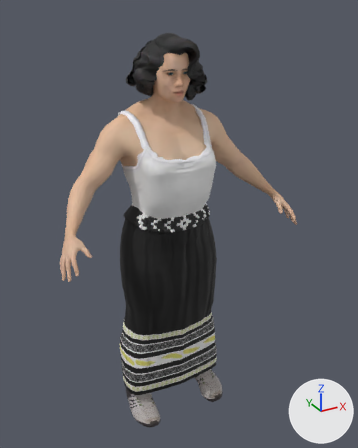
Renders of the glTF model web/public/models/npc/npc_native_skirt.glb from each side of a commit.
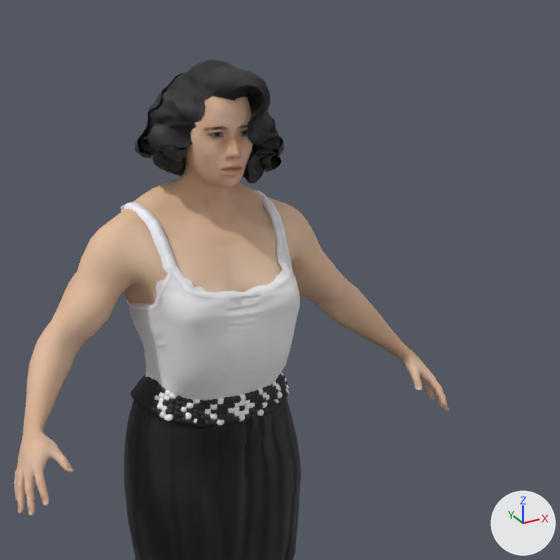
There are two pictures of each version: one whole from a camera (50 mm lens) standing at (-0.817, -1.612, 1.599) and looking at (0.033, -0.067, 0.826), one close up on the part from 15% to 100% of the width and 0% to 68% of the height. Lighting does not change. The marker at lower right points along +X, +Y and +Z. The older version's two pictures come first.

Before the edit, the objects in view are built like this:
```python
me_base = bpy.data.meshes.new('base')
me_base.from_pydata(...)  # 13380 vertices, 26756 faces; spans x -0.479..0.479, y -0.274..0.101, z 0.0..1.496
# faces by material slot: [24056, 156, 760, 184, 400, 1200]
me_base.materials.append(mat_human_body)  # picture img_middleage_lightskinned_female_diffuse2
me_base.materials.append(mat_human_nipple)  # picture img_middleage_lightskinned_female_diffuse2
me_base.materials.append(mat_human_lips)  # picture img_middleage_lightskinned_female_diffuse2
me_base.materials.append(mat_human_fingernails)  # picture img_middleage_lightskinned_female_diffuse2
me_base.materials.append(mat_human_toenails)  # picture img_middleage_lightskinned_female_diffuse2
me_base.materials.append(mat_human_ears)  # picture img_middleage_lightskinned_female_diffuse2
me_elvscurly_bob1 = bpy.data.meshes.new('elvscurly_bob1')
me_elvscurly_bob1.from_pydata(...)  # 1167 vertices, 2142 faces; spans x -0.13..0.146, y -0.16..0.087, z 1.294..1.518
me_elvscurly_bob1.materials.append(mat_human_elvs_wavy_bob)  # picture img_black
me_namfashionskirt = bpy.data.meshes.new('namfashionskirt')
me_namfashionskirt.from_pydata(...)  # 5444 vertices, 10204 faces; spans x -0.218..0.218, y -0.172..0.115, z 0.11..0.926
me_namfashionskirt.materials.append(mat_human_punkduck_skirt_native_american_fashion)
ob_human = bpy.data.objects.new('Human', me_base)
ob_human.location = (0.0, 0.0, 0.0)
ob_human_elvs_wavy_bob = bpy.data.objects.new('Human.elvs_wavy_bob', me_elvscurly_bob1)
ob_human_elvs_wavy_bob.location = (0.0, 0.0, 0.0)
ob_human_punkduck_skirt_native_american_fashion = bpy.data.objects.new('Human.punkduck_skirt_native_american_fashion', me_namfashionskirt)
ob_human_punkduck_skirt_native_american_fashion.location = (0.0, 0.0, 0.0)
# also in view: 'Human.punkduck_spaghetti_strap_tank_top' at (0.0, -0.045, 1.052)
```
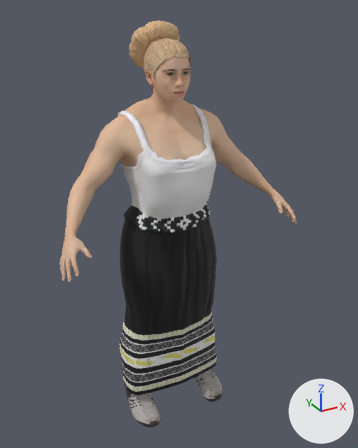
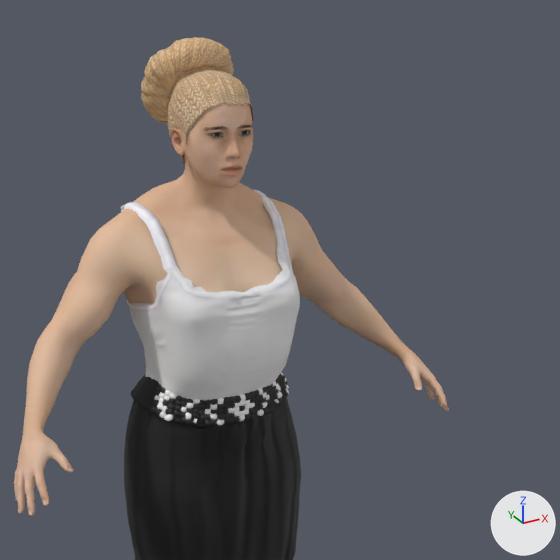
Changed parts and their boxes (x1, y1, x2, y2) in the close-ups (560 x 560 px):
'Human.elvs_wavy_bob', deleted
    before: (135, 59, 284, 183)
'Human.elvs_braid_bun', added (beige)
    after: (141, 37, 253, 165)

The edits, one by one:
Picture 'normalsbuns' (img_normalsbuns) is new.
Picture 'bunstex12' (img_bunstex12) is new.
Material 'Human.elvs_braid_bun' (mat_human_elvs_braid_bun) is new.
Uses the picture img_bunstex12.
Uses the picture img_normalsbuns.
Mesh me_elvs_braid_bun_q1 is new.
It has 10572 vertices, 21016 faces and spans x -0.091..0.09, y -0.132..0.121, z 1.317..1.554.
It uses material mat_human_elvs_braid_bun.
Object 'Human.elvs_wavy_bob' (ob_human_elvs_wavy_bob) is deleted.
Object 'Human.elvs_braid_bun' (ob_human_elvs_braid_bun) is new; it shows me_elvs_braid_bun_q1.
Its location is (0.0, 0.0, 0.0).
